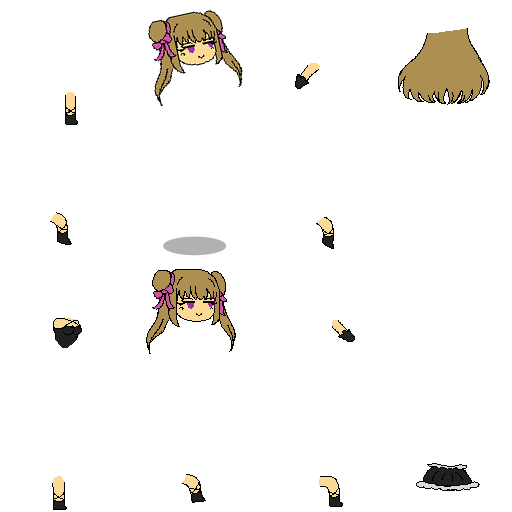
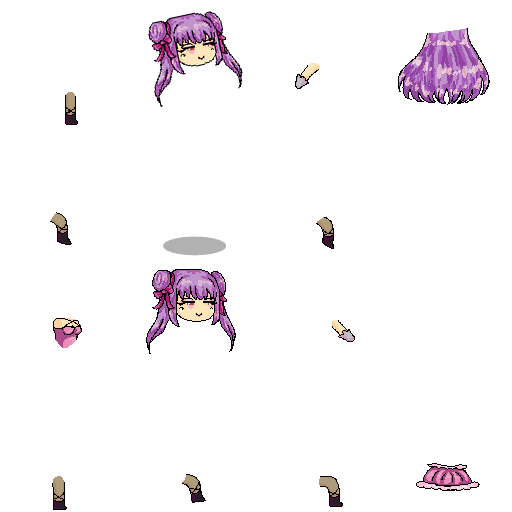
Comparing the layer stacks of the two 512 × 512 images. Changes:
hid "Layer 15 Copy" over bbox(148, 10, 244, 106)
added layer "hed Copy 2" above "hed" over bbox(148, 10, 244, 107)
painted on "Layer 18" over bbox(188, 297, 216, 308)
painted on "Layer 6" over bbox(187, 302, 213, 309)
added layer "Layer 5" in group "COL HEAD" over bbox(180, 298, 215, 317)
added layer "Layer 3" in group "COL HEAD" over bbox(176, 288, 215, 321)
painted on "S" (1st of 2, in "hed" › "COL HEAD") over bbox(176, 291, 214, 322)
added layer "Layer 4" (multiply) in group "COL HEAD" over bbox(153, 270, 225, 318)
added layer "Layer 8" (screen) in group "COL HEAD" over bbox(152, 273, 232, 329)
added layer "Layer 7" (multiply) in group "COL HEAD" over bbox(147, 30, 429, 345)
painted on "H" over bbox(147, 270, 235, 345)
added layer "Layer 10" (screen) in group "COLBOD" over bbox(399, 30, 488, 97)
added layer "Layer 9" (multiply) in group "COLBOD" over bbox(399, 28, 488, 103)
painted on "HAIR" over bbox(399, 28, 488, 103)
added layer "S Copy" (multiply, 39%) in group "COLBOD" over bbox(51, 92, 339, 502)
painted on "S" (2nd of 2, in "bod" › "COLBOD") over bbox(51, 63, 348, 502)
painted on "GLOVES" over bbox(296, 67, 354, 341)
painted on "SHOES" over bbox(53, 112, 343, 509)
painted on "DESIGN" over bbox(417, 464, 478, 490)
added layer "Layer 12" (screen, 19%) in group "COLBOD" over bbox(66, 327, 467, 479)
added layer "Layer 11" (48%) in group "COLBOD" over bbox(53, 325, 474, 509)
painted on "SKIRT" over bbox(53, 318, 478, 491)
